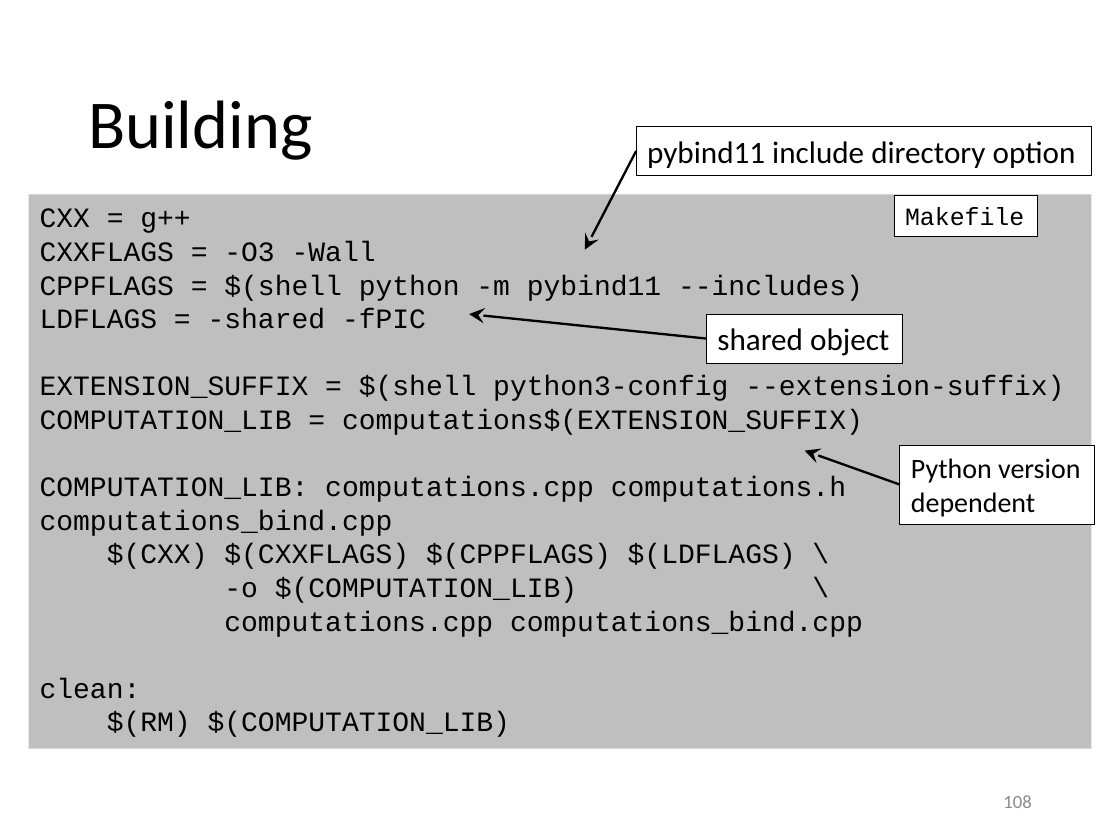
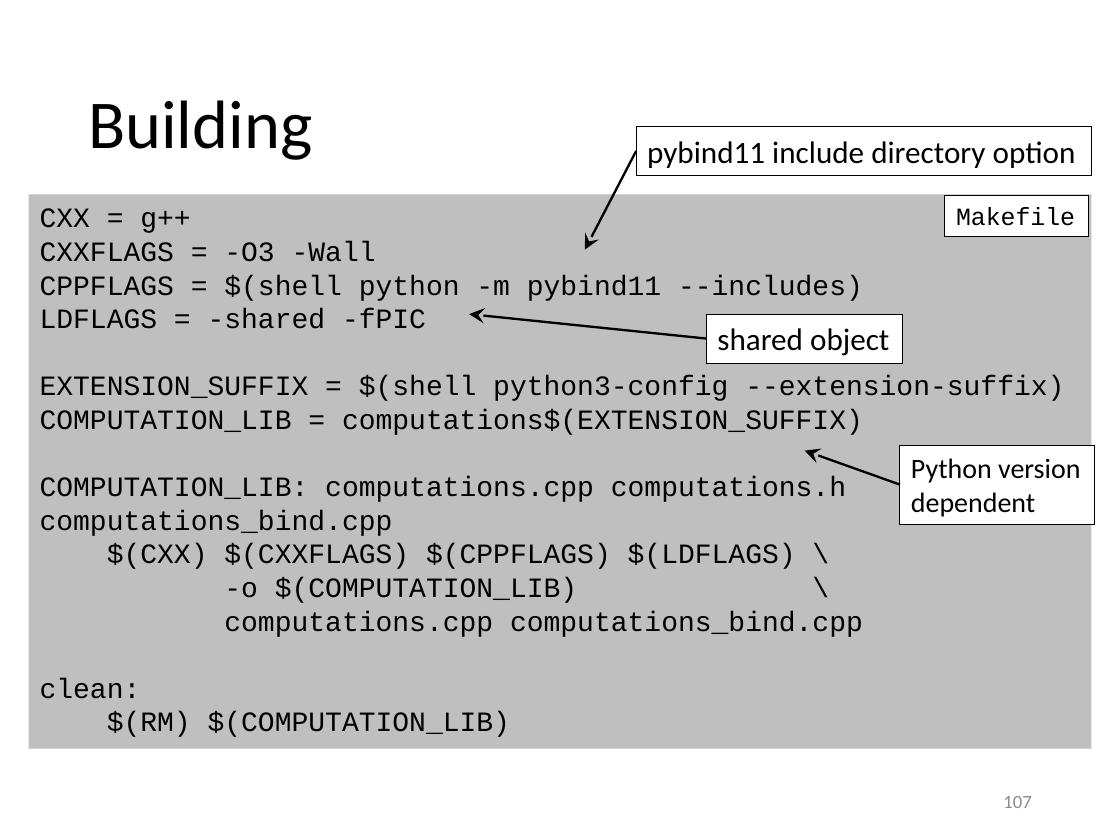
Before and after one commit to gjbex/Python-for-HPC, a slide deck: slide 107 of python_for_hpc.pptx (slide 108 before the commit). Drawn at 1120x840 pixels with LibreOffice and Linux fonts; fonts in the diff are those of the drawing. Boxes give left, top, right and bottom in pixels: in the first picture for what was removed or moved away, otherwise in the second. Text is boxed around its words. In the diff, an @@ line names an element or a change of style, - is before the commit and + after.

```diff
--- a/python_for_hpc.pptx
+++ b/python_for_hpc.pptx
@@ rectangle "Makefile": place and size @@
-rectangle "Makefile" at <box>894,196,1037,237</box>
+rectangle "Makefile" at <box>945,196,1089,237</box>
@@ page number at <box>1003,796,1031,808</box>: text changed @@
-108
+107
```
Also in this commit, not shown: 4 other slides changed, 1 slide removed.
